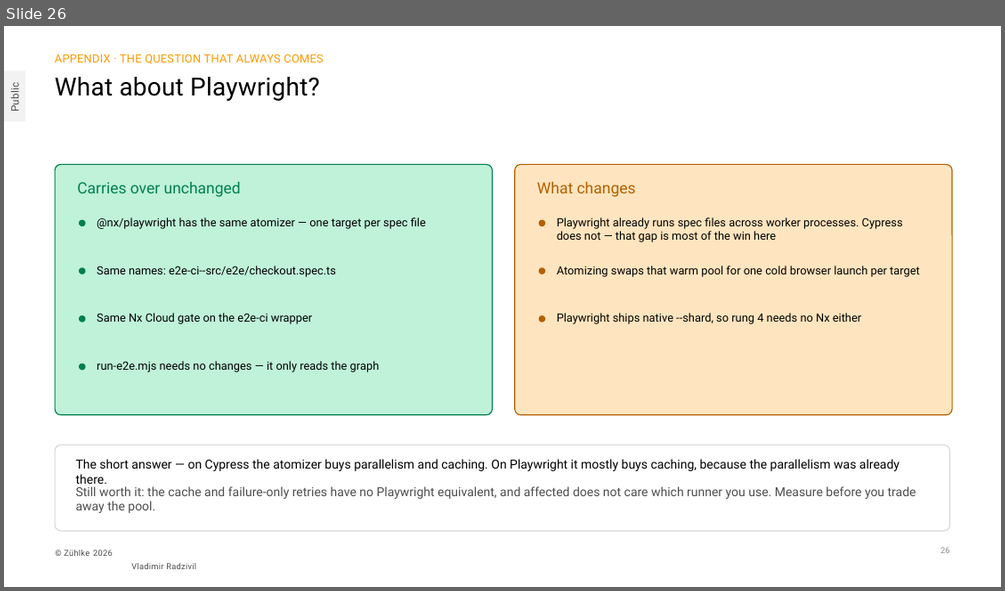
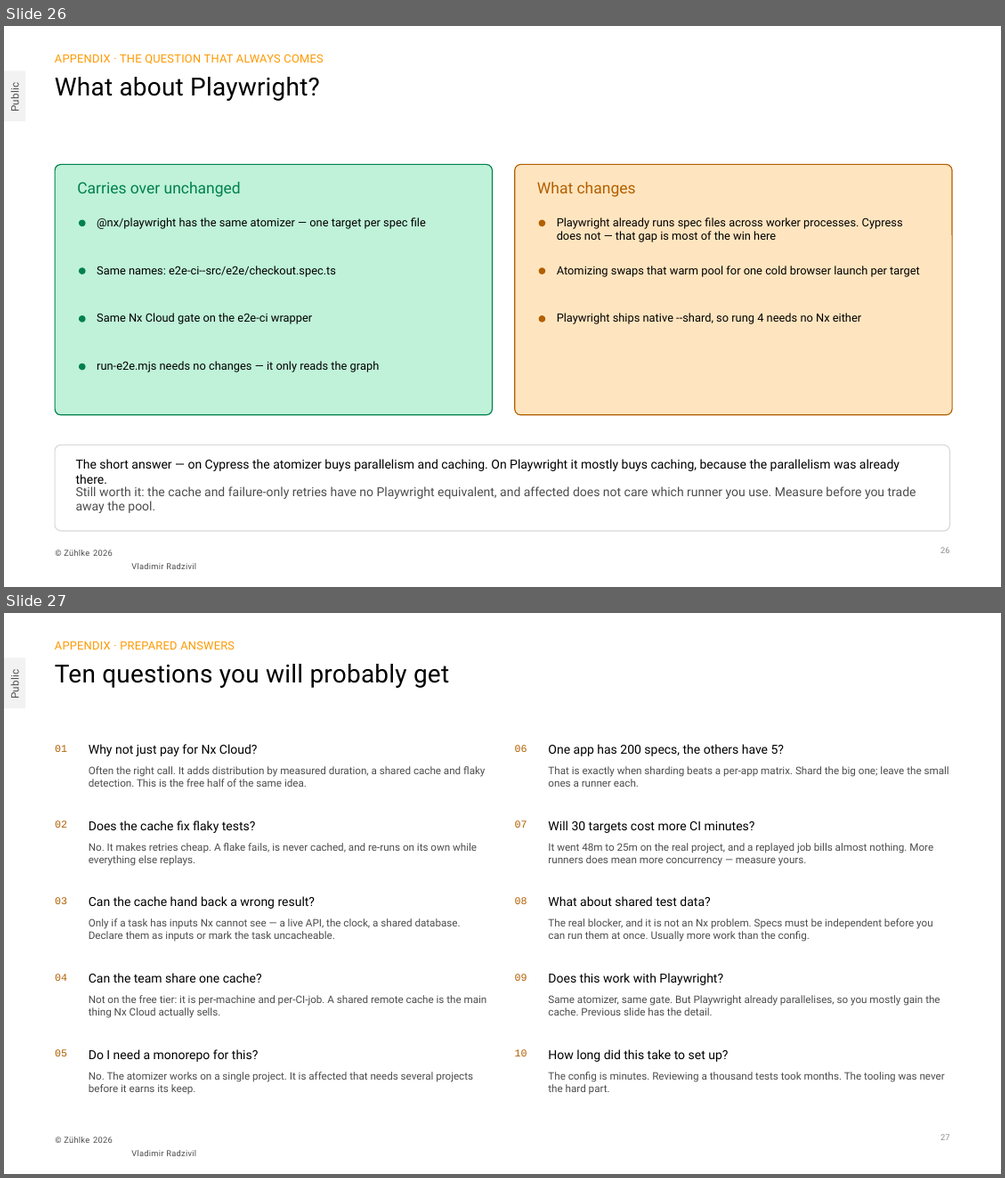
Before and after one commit to radzivil/nx-scaling-e2e-tests-with-atomizer, a slide deck: talk/Scaling-E2E-Tests-with-Nx-Zuhlke.pptx. Shown one above the other, each under a label of ours: slide 26 before the commit, slides 26 and 27 after it. The pictures are 1005x591 and 1005x1178 pixels, drawn with LibreOffice and Linux fonts; fonts in the diff are those of the drawing. Boxes give left, top, right and bottom in pixels: in the first picture for what was removed or moved away, otherwise in the second. Text is boxed around its words. In the diff, an @@ line names an element or a change of style, - is before the commit and + after.

```diff
--- a/talk/Scaling-E2E-Tests-with-Nx-Zuhlke.pptx
+++ b/talk/Scaling-E2E-Tests-with-Nx-Zuhlke.pptx
@@ slide 27 added at <box>4,613,1001,1174</box>, background #FFFFFF; not listed: 4 template elements that a slide beside it also shows @@
@@ text added at <box>55,641,235,649</box>, 11 pt, text #FF9900 @@
+APPENDIX · PREPARED ANSWERS
@@ title added at <box>55,664,449,688</box>, 24 pt, text #000000 @@
+Ten questions you will probably get
@@ text added at <box>55,745,67,752</box>, 10 pt, text #B35F00 @@
+01
@@ text added at <box>89,744,258,756</box>, 12 pt, text #000000 @@
+Why not just pay for Nx Cloud?
@@ text added at <box>515,745,527,752</box>, 10 pt, text #B35F00 @@
+06
@@ text added at <box>548,744,784,756</box>, 12 pt, text #000000 @@
+One app has 200 specs, the others have 5?
@@ text added at <box>89,766,485,787</box>, 10 pt, text #4D4D4D @@
+Often the right call. It adds distribution by measured duration, a shared cache and flaky detection. This is the free half of the same idea.
@@ text added at <box>548,766,949,787</box>, 10 pt, text #4D4D4D @@
+That is exactly when sharding beats a per-app matrix. Shard the big one; leave the small ones a runner each.
@@ text added at <box>55,820,67,827</box>, 10 pt, text #B35F00 @@
+02
@@ text added at <box>89,820,256,833</box>, 12 pt, text #000000 @@
+Does the cache fix flaky tests?
@@ text added at <box>515,820,527,827</box>, 10 pt, text #B35F00 @@
+07
@@ text added at <box>548,820,755,833</box>, 12 pt, text #000000 @@
+Will 30 targets cost more CI minutes?
@@ text added at <box>89,843,477,866</box>, 10 pt, text #4D4D4D @@
+No. It makes retries cheap. A flake fails, is never cached, and re-runs on its own while everything else replays.
@@ text added at <box>548,843,933,866</box>, 10 pt, text #4D4D4D @@
+It went 48m to 25m on the real project, and a replayed job bills almost nothing. More runners does mean more concurrency — measure yours.
@@ text added at <box>55,897,67,904</box>, 10 pt, text #B35F00 @@
+03
@@ text added at <box>89,896,316,908</box>, 12 pt, text #000000 @@
+Can the cache hand back a wrong result?
@@ text added at <box>515,897,527,904</box>, 10 pt, text #B35F00 @@
+08
@@ text added at <box>548,896,710,906</box>, 12 pt, text #000000 @@
+What about shared test data?
@@ text added at <box>89,918,461,941</box>, 10 pt, text #4D4D4D @@
+Only if a task has inputs Nx cannot see — a live API, the clock, a shared database. Declare them as inputs or mark the task uncacheable.
@@ text added at <box>548,918,932,941</box>, 10 pt, text #4D4D4D @@
+The real blocker, and it is not an Nx problem. Specs must be independent before you can run them at once. Usually more work than the config.
@@ text added at <box>55,973,67,981</box>, 10 pt, text #B35F00 @@
+04
@@ text added at <box>89,973,262,982</box>, 12 pt, text #000000 @@
+Can the team share one cache?
@@ text added at <box>515,973,527,981</box>, 10 pt, text #B35F00 @@
+09
@@ text added at <box>548,973,723,985</box>, 12 pt, text #000000 @@
+Does this work with Playwright?
@@ text added at <box>89,995,487,1018</box>, 10 pt, text #4D4D4D @@
+Not on the free tier: it is per-machine and per-CI-job. A shared remote cache is the main thing Nx Cloud actually sells.
@@ text added at <box>548,995,939,1015</box>, 10 pt, text #4D4D4D @@
+Same atomizer, same gate. But Playwright already parallelises, so you mostly gain the cache. Previous slide has the detail.
@@ text added at <box>55,1049,67,1056</box>, 10 pt, text #B35F00 @@
+05
@@ text added at <box>89,1049,258,1062</box>, 12 pt, text #000000 @@
+Do I need a monorepo for this?
@@ text added at <box>515,1049,527,1056</box>, 10 pt, text #B35F00 @@
+10
@@ text added at <box>548,1049,728,1062</box>, 12 pt, text #000000 @@
+How long did this take to set up?
@@ text added at <box>89,1071,473,1094</box>, 10 pt, text #4D4D4D @@
+No. The atomizer works on a single project. It is affected that needs several projects before it earns its keep.
@@ text added at <box>548,1071,945,1094</box>, 10 pt, text #4D4D4D @@
+The config is minutes. Reviewing a thousand tests took months. The tooling was never the hard part.
@@ page number added at <box>940,1134,949,1140</box>, 8 pt, text #8C8C8C @@
+27
```
Also in this commit, not shown: 3 other files.
